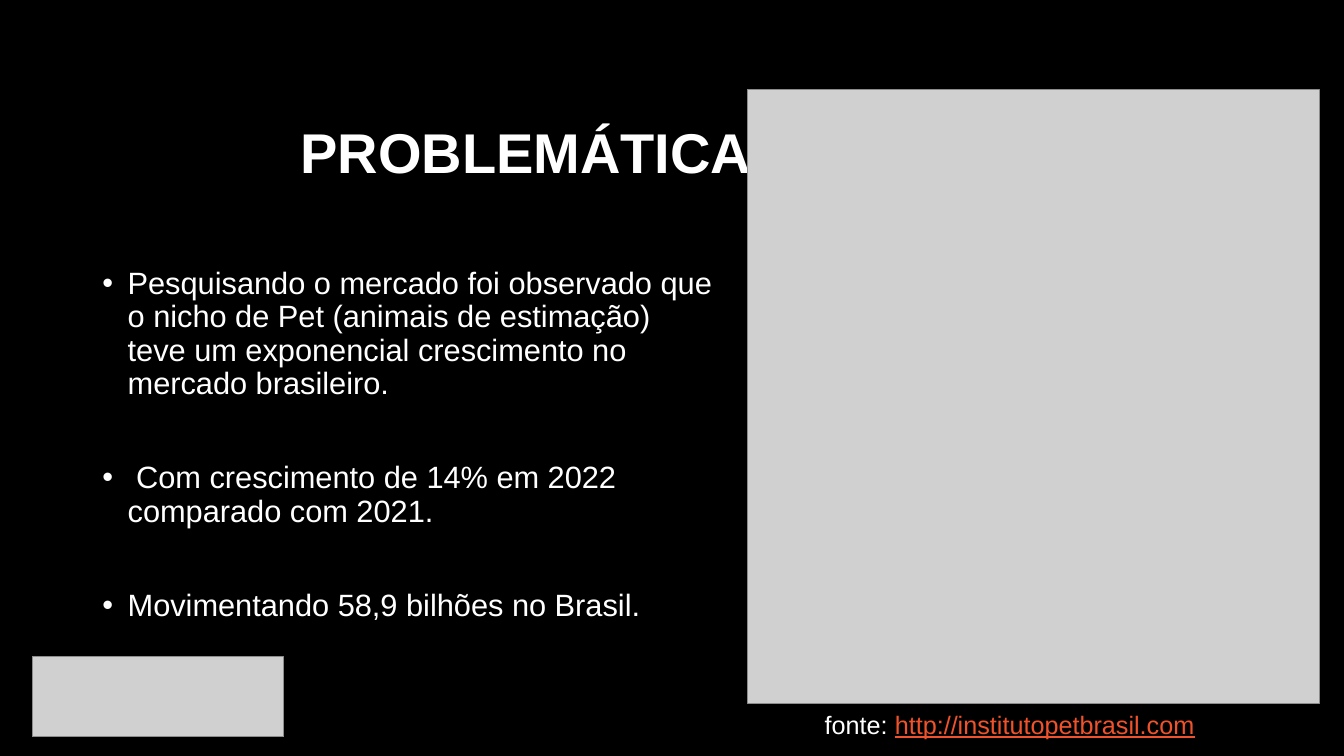
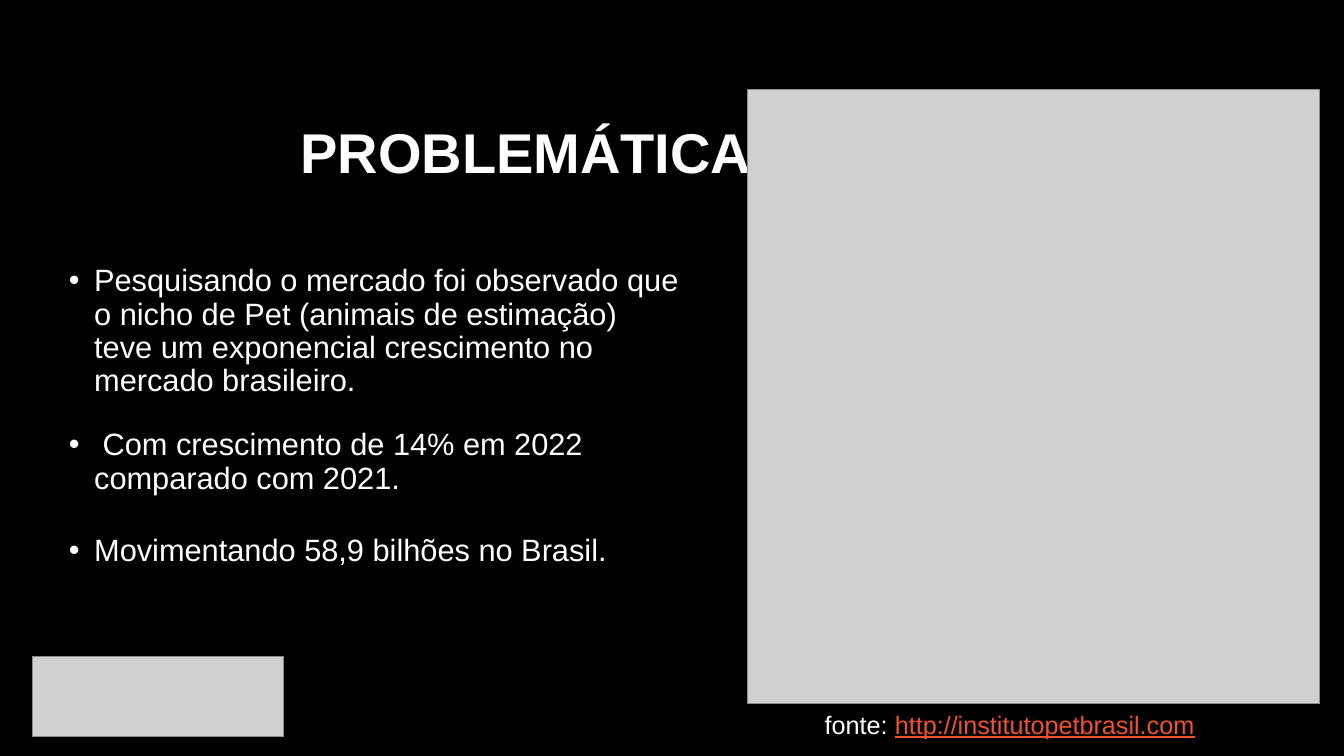
Before and after one commit to railsonsousa10/TesteDeSistema, a slide deck: slide 2 of Gestão Pet Shop.pptx. Drawn at 1344x756 pixels with LibreOffice and Linux fonts; fonts in the diff are those of the drawing; grey boxes stand for pictures; background and template pictures are left out. Boxes give left, top, right and bottom in pixels: in the first picture for what was removed or moved away, otherwise in the second. Text is boxed around its words. In the diff, an @@ line names an element or a change of style, - is before the commit and + after.

Commit message:
testando

```diff
--- a/Gestão Pet Shop.pptx
+++ b/Gestão Pet Shop.pptx
@@ text "Pesquisando o mercado foi observado ...": place and size @@
-text "Pesquisando o mercado foi observado ..." at [128,271,712,620]
+text "Pesquisando o mercado foi observado ..." at [94,268,678,392]
@@ text added at [94,432,582,494], 22 pt, text #FFFFFF @@
+• Com crescimento de 14% em 2022 comparado com 2021.
@@ text at [128,465,640,620]: paragraphs removed @@
-• Com crescimento de 14% em 2022 comparado com 2021.
-• Movimentando 58,9 bilhões no Brasil.
@@ text added at [94,538,606,565], 22 pt, text #FFFFFF @@
+• Movimentando 58,9 bilhões no Brasil.
```
